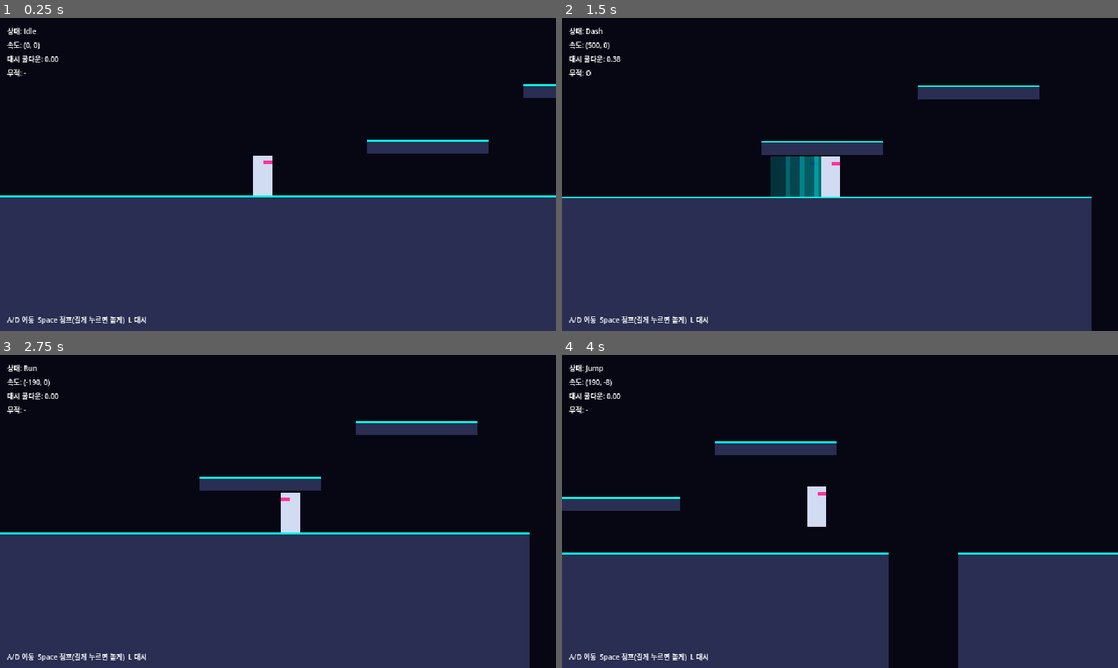
Above: before the commit, frames 1-4 (two rows, left to right).
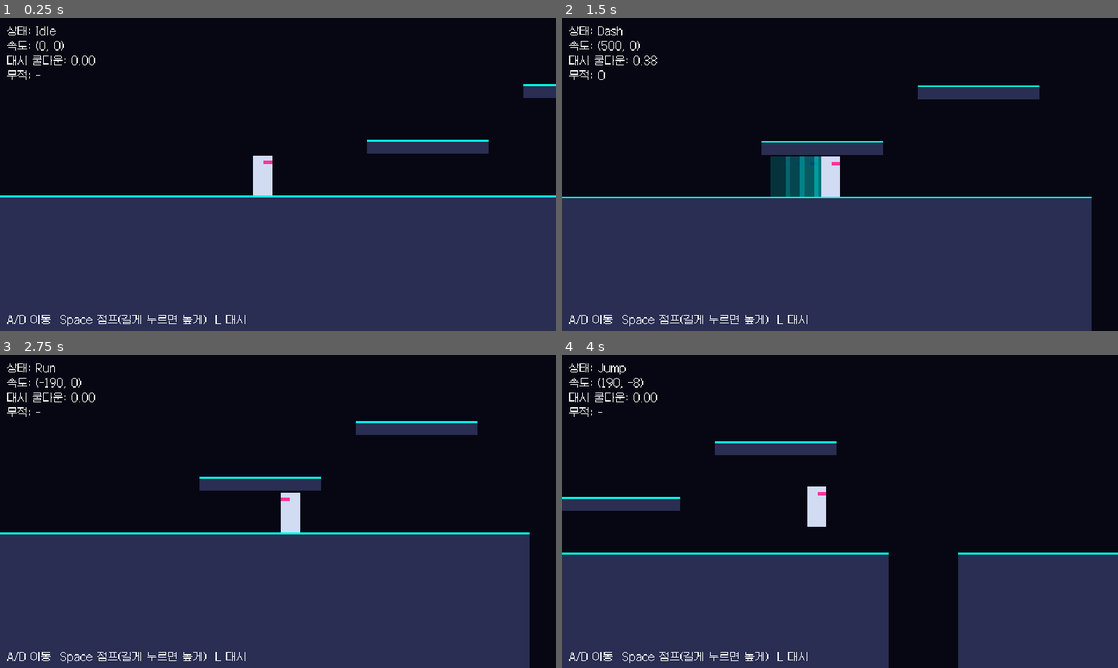
Above: after the commit, the same moments.

Repository: XKV7/service
Game: Godot game, scene res://game/levels/test/test_map.tscn
Two runs of this game, one before a commit and one after it. Both use one fixed random seed, a clock stepped at 60 frames per second and the inputs below.
Inputs:
- Up to frame 1 (0.25 s): no input
- Up to frame 2 (1.5 s): hold D (move_right) from 0.53 s (still down); tap J (attack) at 0.6 s; tap Space (jump) at 0.77 s; tap L (dash) at 1.35 s
- Up to frame 3 (2.75 s): tap Space (jump) at 1.52 s; release D (move_right) at 2.03 s; hold A (move_left) from 2.03 s (still down); tap K (fire) at 2.1 s
- Up to frame 4 (4 s): release A (move_left) at 2.78 s; hold D (move_right) from 2.78 s (still down); tap I (hack) at 2.85 s; tap Space (jump) at 3.02, 3.77 s; tap W (interact) at 3.6 s

The runs differ from the first frame. In frame 1, 1.0% of the frame differs, in the area x 1-45%, y 2-99%; in frame 2, 1.0%; in frame 3, 1.0%; in frame 4, 1.0%.

Commit message:
웹 빌드 지원: 한글 픽셀 폰트, Web export 프리셋, wasm 분할 후처리 도구
- assets/fonts/Galmuri11.ttf(OFL)를 프로젝트 기본 폰트로 지정 (웹에서 한글 깨짐 방지)
- export_presets.cfg: 스레드 없는 Web 프리셋
- tests/tools/split_web_build.py: wasm 분할, pck 이름 변경, 페이지 조각 생성
- 테스트 맵 라벨 글자 크기 12로 조정

Co-Authored-By: Claude Opus 5.5 <noreply@anthropic.com>
Claude-Session: https://claude.ai/code/session_015yfun2Xu4FymGduTgQwcZY

Diff:
--- a/game/levels/test/test_map.tscn
+++ b/game/levels/test/test_map.tscn
@@ -35,7 +35,7 @@
 offset_top = 8.0
 offset_right = 208.0
 offset_bottom = 80.0
-theme_override_font_sizes/font_size = 8
+theme_override_font_sizes/font_size = 12
 text = "상태"
 
 [node name="Help" type="Label" parent="HUD"]
@@ -47,5 +47,5 @@
 offset_right = 400.0
 offset_bottom = -4.0
 grow_vertical = 0
-theme_override_font_sizes/font_size = 8
+theme_override_font_sizes/font_size = 12
 text = "A/D 이동  Space 점프(길게 누르면 높게)  L 대시"
--- a/project.godot
+++ b/project.godot
@@ -26,6 +26,11 @@
 window/size/window_height_override=720
 window/stretch/mode="viewport"
 window/stretch/scale_mode="integer"
+
+[gui]
+
+theme/custom_font="res://assets/fonts/Galmuri11.ttf"
+theme/default_font_size=12
 
 [input]
 
Binary file added: assets/fonts/Galmuri11.ttf
Not shown, added: assets/fonts/Galmuri11.ttf.import
Not shown, added: export_presets.cfg
Not shown, changed: .gitignore
Not shown, changed: CLAUDE.md
Not shown, removed: assets/fonts/.gitkeep
Not shown, added: assets/fonts/Galmuri-OFL.md
Not shown, added: tests/tools/split_web_build.py
